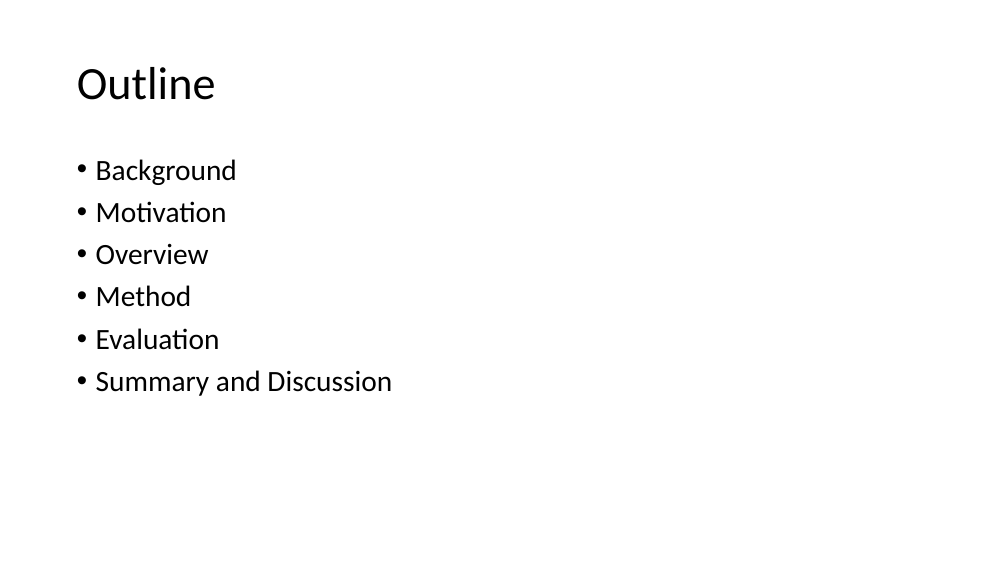
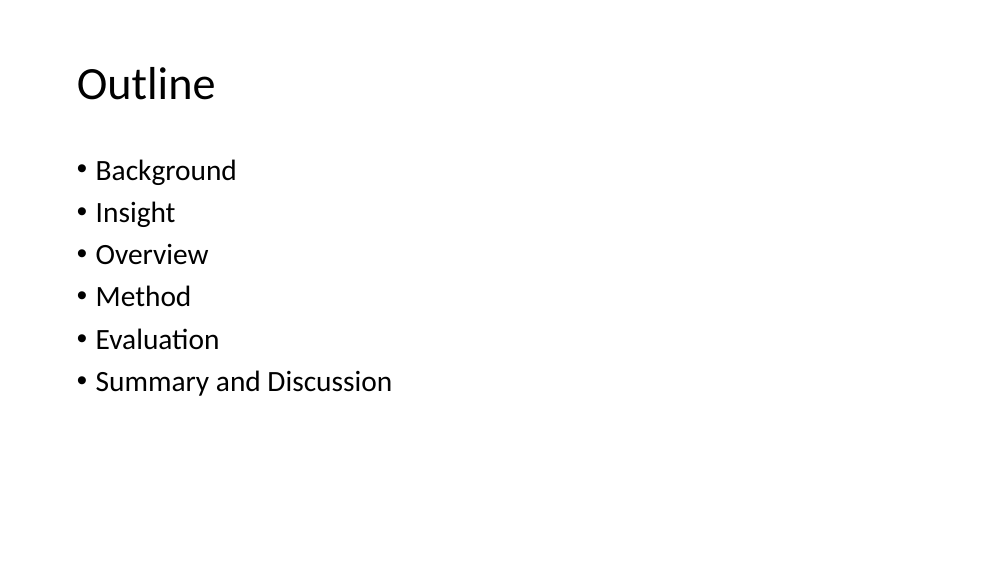
Before and after one commit to LukeLIN-web/CS345, a slide deck: slide 4 of paperview/zeuspresentation.pptx. Drawn at 1008x567 pixels with LibreOffice and Linux fonts; fonts in the diff are those of the drawing. Boxes give left, top, right and bottom in pixels: in the first picture for what was removed or moved away, otherwise in the second. Text is boxed around its words. In the diff, an @@ line names an element or a change of style, - is before the commit and + after.

```diff
--- a/paperview/zeuspresentation.pptx
+++ b/paperview/zeuspresentation.pptx
@@ text at (96, 201, 176, 227): text changed @@
-• Motivation
+• Insight
```
Also in this commit, not shown: 16 other slides changed, 17 slides added, 6 slides removed, 8 other files.
